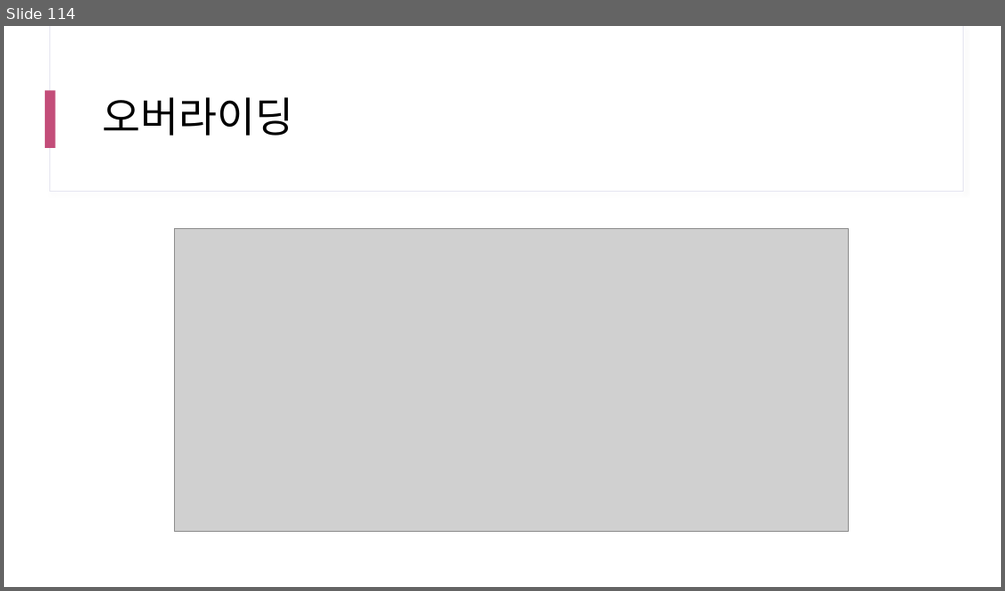
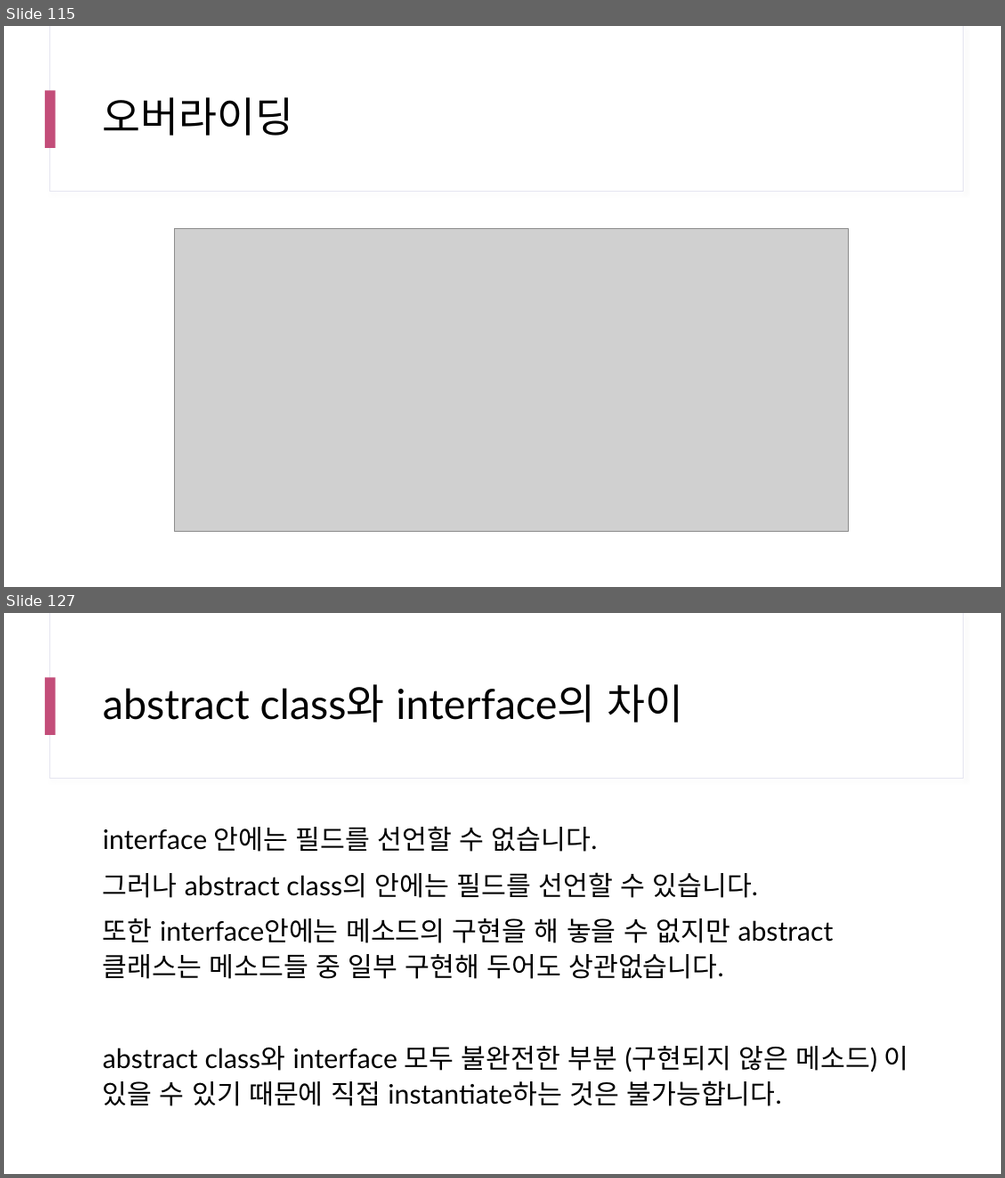
Before and after one commit to yhs0602/SPLIT_lecture_examples, a slide deck: docs/SPLIT 17차 Java.pptx. Shown one above the other, each under a label of ours: slide 114 before the commit, slides 115 and 127 after it; the slides between them are not shown. The pictures are 1005x591 and 1005x1178 pixels, drawn with LibreOffice and Linux fonts; fonts in the diff are those of the drawing; grey boxes stand for pictures. Boxes give left, top, right and bottom in pixels: in the first picture for what was removed or moved away, otherwise in the second. Text is boxed around its words. In the diff, an @@ line names an element or a change of style, - is before the commit and + after.

```diff
--- a/docs/SPLIT 17차 Java.pptx
+++ b/docs/SPLIT 17차 Java.pptx
@@ slide 127 added at bbox=[4, 613, 1001, 1174], background #FFFFFF; not listed: 3 template elements that a slide beside it also shows @@
@@ title added at bbox=[103, 684, 683, 722], 40 pt, text #000000 @@
+abstract class와 interface의 차이
@@ text added at bbox=[103, 826, 909, 1106], 25.9 pt, text #000000 @@
+interface 안에는 필드를 선언할 수 없습니다.
+그러나 abstract class의 안에는 필드를 선언할 수 있습니다.
+또한 interface안에는 메소드의 구현을 해 놓을 수 없지만 abstract 클래스는 메소드들 중 일부 구현해 두어도 상관없습니다.
+abstract class와 interface 모두 불완전한 부분 (구현되지 않은 메소드) 이 있을 수 있기 때문에 직접 instantiate하는 것은 불가능합니다.
@@ what was slide 114 is now slide 115 @@
```
Also in this commit, not shown: 1 slide changed, 39 other slides added.
